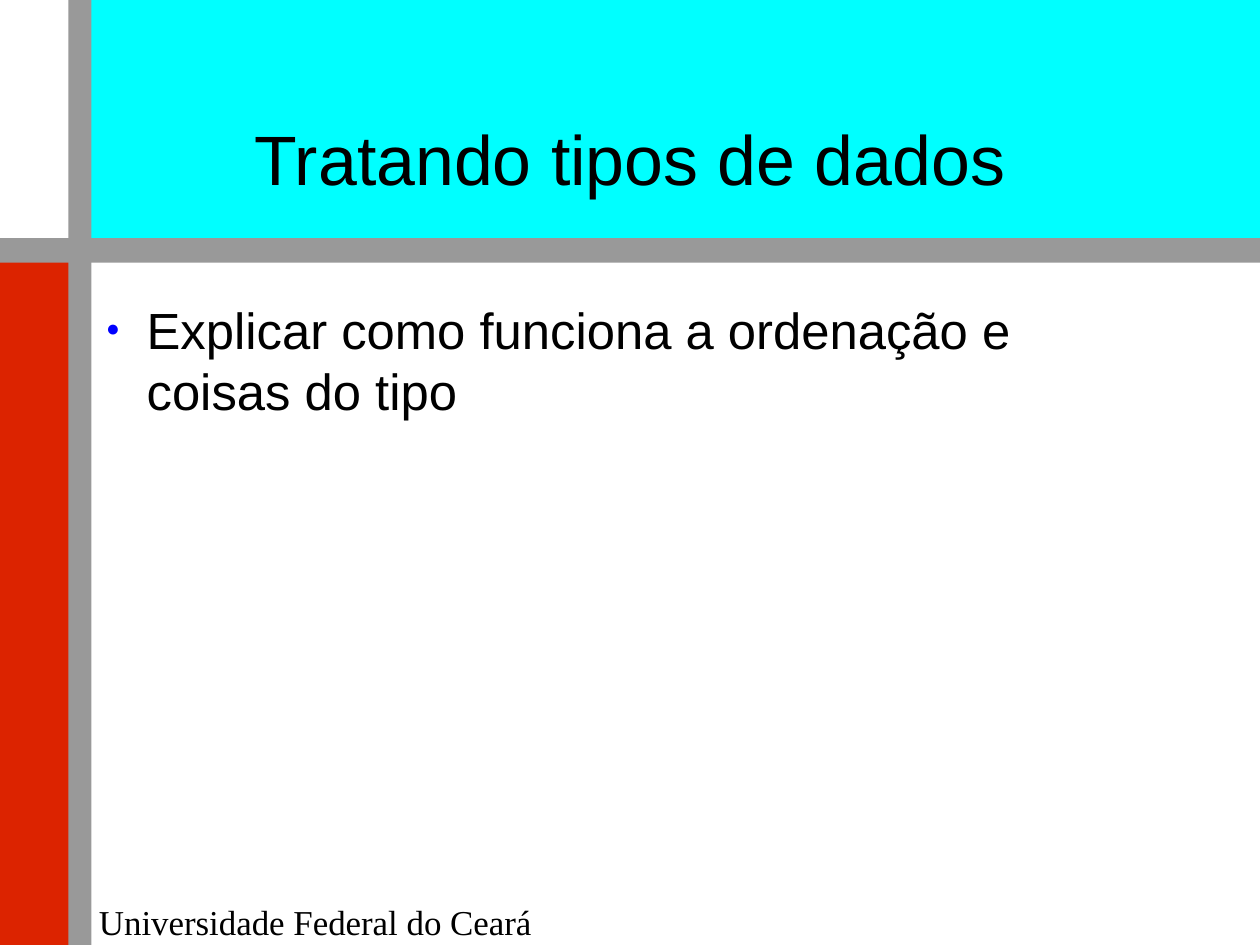
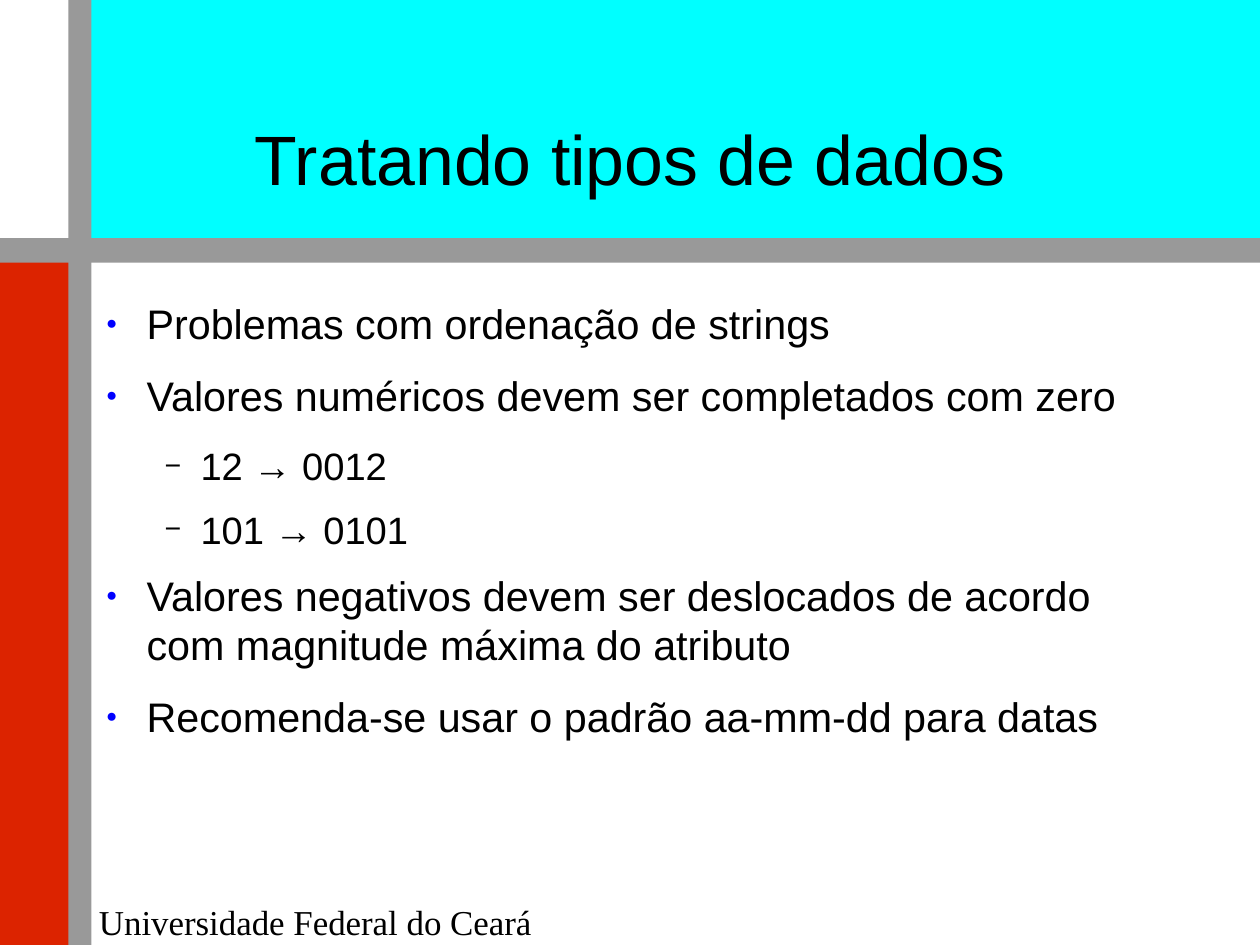
Before and after one commit to renatocjn/NoSQL_TF, a slide deck: slide 15 of Apresentação.odp. Drawn at 1260x945 pixels with LibreOffice and Linux fonts; fonts in the diff are those of the drawing; background and template pictures are left out. Boxes give left, top, right and bottom in pixels: in the first picture for what was removed or moved away, otherwise in the second. Text is boxed around its words. In the diff, an @@ line names an element or a change of style, - is before the commit and + after.

```diff
--- a/Apresentação.odp
+++ b/Apresentação.odp
@@ text at [147, 309, 1115, 740]: text changed; size 32 to 26 pt @@
-● Explicar como funciona a ordenação e coisas do tipo
+● Problemas com ordenação de strings
+● Valores numéricos devem ser completados com zero
+  − 12 → 0012
+  − 101 → 0101
+● Valores negativos devem ser deslocados de acordo com magnitude máxima do atributo
+● Recomenda-se usar o padrão aa-mm-dd para datas
```
Also in this commit, not shown: 3 other slides changed, 2 slides added, 1 slide removed, 1 other file.
